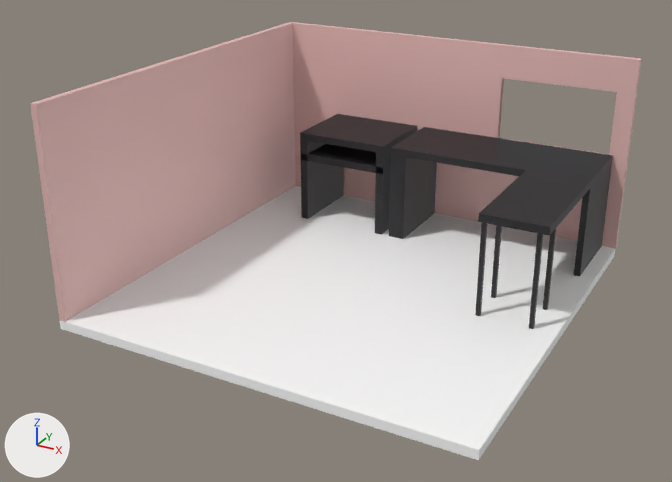
Two versions of the glTF model public/models/HorribleRoom.gltf, one commit apart.
Camera for both pictures: a 50 mm lens placed at (3.75, -7.29, 4.11), pointed at (-0.12, -0.26, 0.59). Arrows for +X, +Y and +Z are at lower left; the lights stay in place. The first picture is the older version. Where no turn or scale is listed for an object, it has been applied to the vertices.

The first picture shows 'Desk', 'Floor', 'FrontWall', 'SideDesk', 'SideWall'.
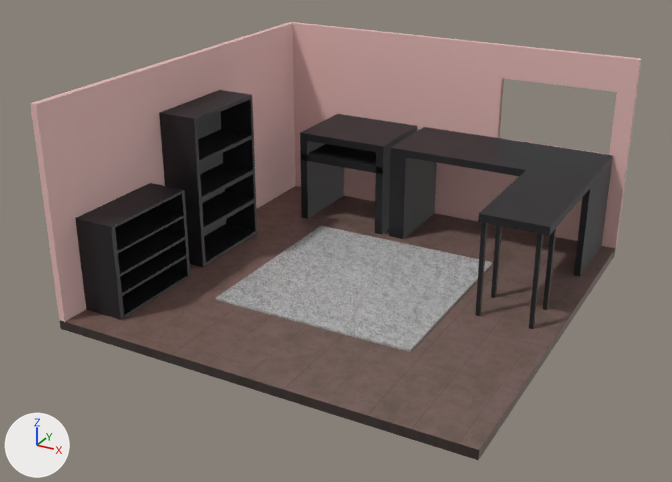
What differs and where, as boxes (x1, y1, x2, y2) in the pictures (672 x 482 px):
'Floor', recoloured (white to brown): (60, 186, 615, 460) in both
'Carpet', added: after (216, 226, 492, 352)
'BookShelf', added (black): after (159, 90, 257, 267)
'Drawers', added (black): after (75, 183, 190, 319)

Patch to the scene script:
```diff
--- a/public/models/HorribleRoom.gltf.py
+++ b/public/models/HorribleRoom.gltf.py
@@ img_tiletexture @@
+img_tiletexture = load_image('TileTexture', 'HorribleRoom_img0.webp', 1024, 1024, 'sRGB')
@@ img_gray_textile_texture @@
+img_gray_textile_texture = load_image('gray-textile-texture', 'HorribleRoom_img1.webp', 2000, 2000, 'sRGB')
@@ mat_horribletiletexture @@
+mat_horribletiletexture = principled_material('HorribleTileTexture')
+mat_horribletiletexture.texture = img_tiletexture  # with its transparency
@@ mat_tilematerial @@
+mat_tilematerial = principled_material('TileMaterial')
+mat_tilematerial.texture = img_gray_textile_texture  # with its transparency
@@ me_plane @@
 me_plane.from_pydata(...)  # 8 vertices, 12 faces; spans x -2.0..2.0, y -2.0..2.0, z 0.0..0.09
-me_plane.materials.append(mat_tilefloor)  # white #ffffff
+me_plane.materials.append(mat_horribletiletexture)  # picture img_tiletexture
@@ me_plane_003 @@
+me_plane_003.from_pydata(...)  # a box spanning x -1.0..1.0, y -1.0..1.0, z 0.0..0.02
+me_plane_003.materials.append(mat_tilematerial)  # picture img_gray_textile_texture
@@ me_cube_001 @@
+me_cube_001.from_pydata(...)  # 80 vertices, 196 faces; spans x -0.205..0.205, y -0.514..0.514, z -0.452..0.452
+me_cube_001.materials.append(mat_deskblack)  # black #19191d
@@ me_cube @@
+me_cube.from_pydata(...)  # 80 vertices, 196 faces; spans x -0.2..0.2, y -0.5..0.5, z -0.77..0.77
+me_cube.materials.append(mat_deskblack)  # black #19191d
@@ ob_carpet @@
+ob_carpet = bpy.data.objects.new('Carpet', me_plane_003)
+ob_carpet.location = (0.0, 0.0, 0.092)
@@ ob_drawers @@
+ob_drawers = bpy.data.objects.new('Drawers', me_cube_001)
+ob_drawers.location = (-1.717, -1.223, 0.549)
@@ ob_bookshelf @@
+ob_bookshelf = bpy.data.objects.new('BookShelf', me_cube)
+ob_bookshelf.location = (-1.717, 0.0, 0.875)
```
